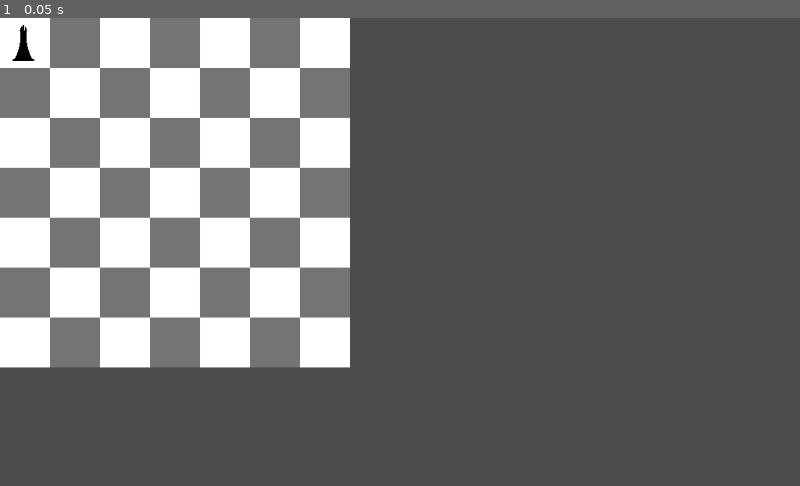
Above: before the commit, frame 1.
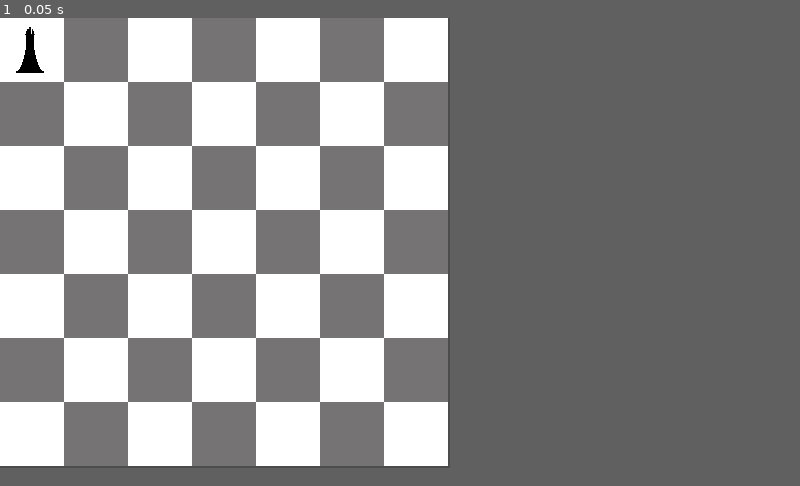
Above: after the commit, the same moment.

Repository: Spencer-Kotys/2D-Chess
Game: Godot game, scene res://MainScene.tscn
The game is run twice, just before and just after one commit, with the same random seed, the same clock (stepped at 60 frames per second) and the same inputs.
Inputs:
- Up to frame 1 (0.05 s): no input
In our replay, the window is 800x468 before the commit and 450x450 after it. These sizes can differ from the game's own. Grey fills any space a smaller window leaves; there, only what the larger window draws over its background counts as a difference.

The runs differ from the first frame. In frame 1, 37% of the frame differs, in the area x 0-56%, y 0-96%.

Commit message:
Set window mode to a square

Diff:
--- a/Godot/project.godot
+++ b/Godot/project.godot
@@ -14,6 +14,13 @@
 run/main_scene="res://MainScene.tscn"
 config/icon="res://icon.png"
 
+[display]
+
+window/size/width=450
+window/size/height=450
+window/stretch/mode="2d"
+window/stretch/aspect="expand"
+
 [gui]
 
 common/drop_mouse_on_gui_input_disabled=true
